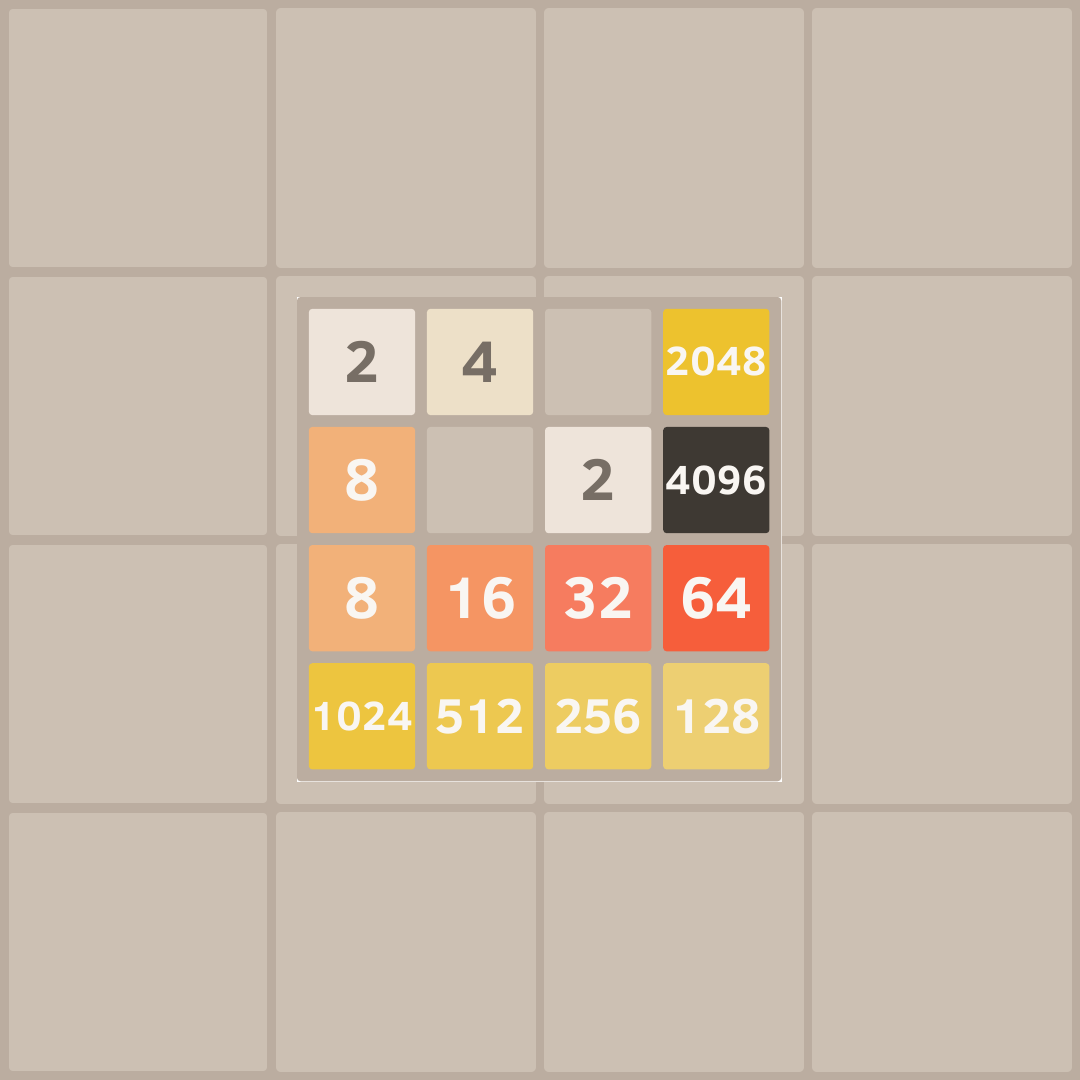
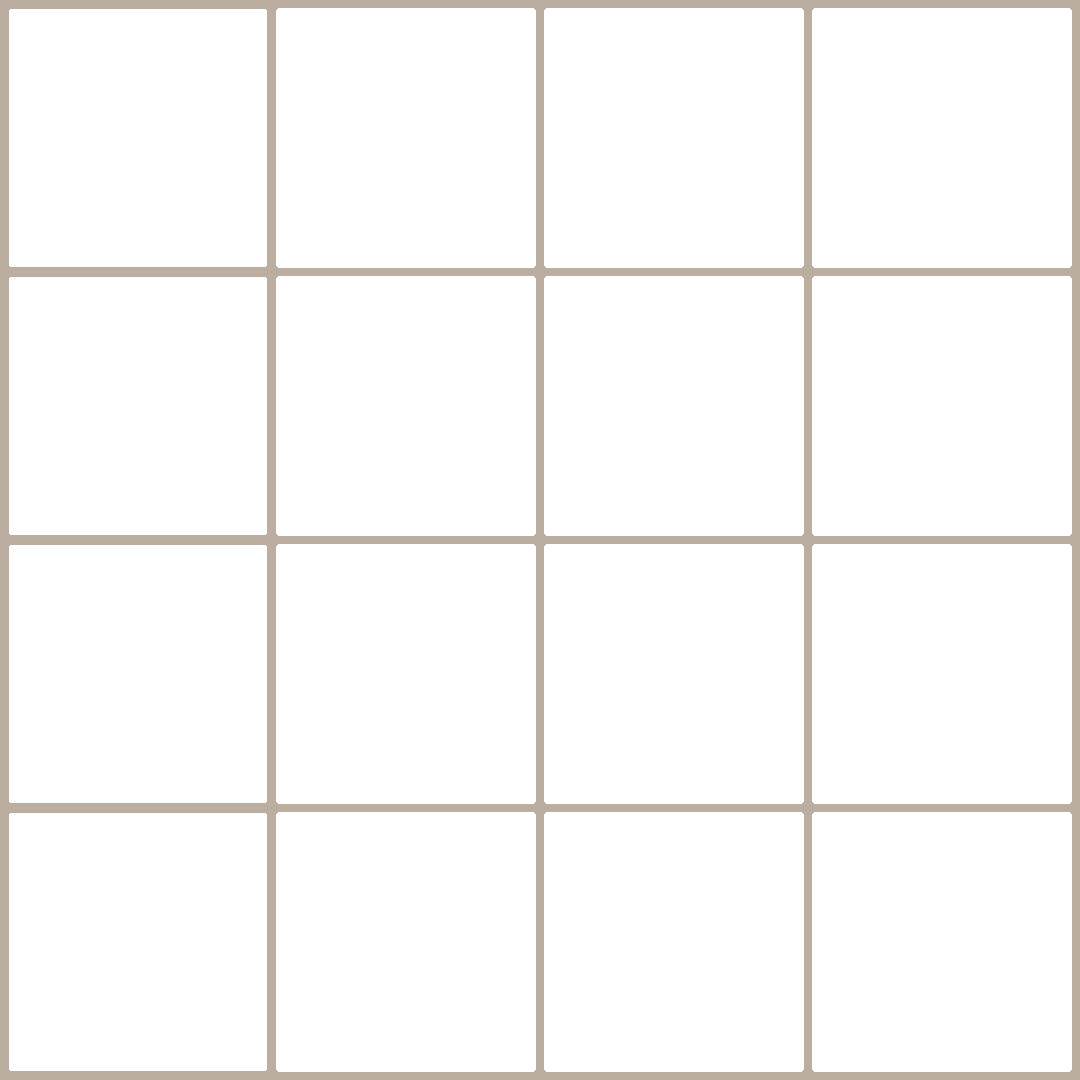
Revision of a layered 1080px x 1080px image; what changed, layer by layer:
hid "Layer 1(pasted)", painted on it over <box>256,256,832,832</box>
added layer "Outline" above "Solid Light Background" over <box>9,8,1072,1072</box>
renamed "root Merged" to "Background", hid it, painted on it over <box>9,8,1072,1072</box>
